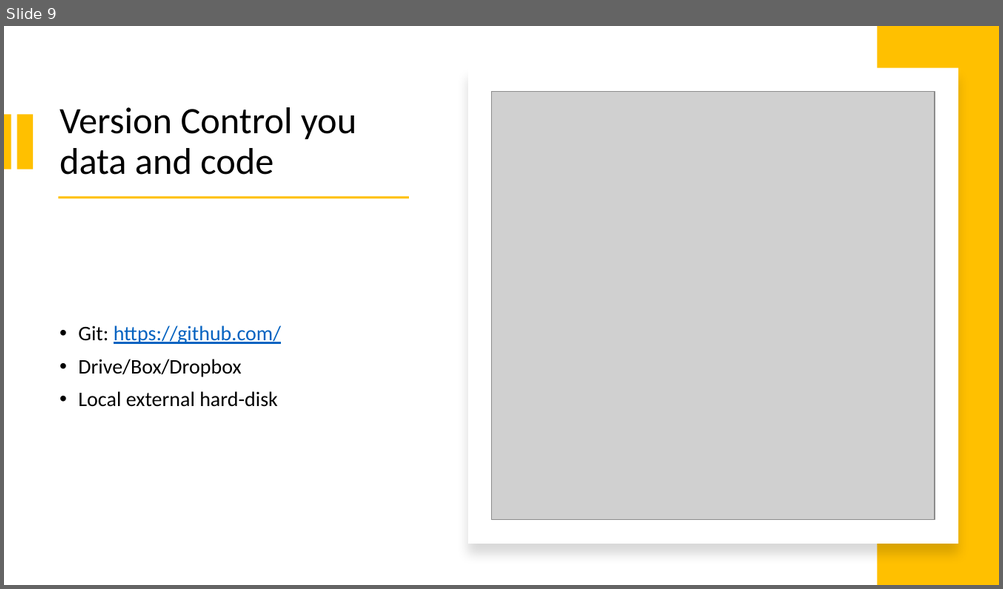
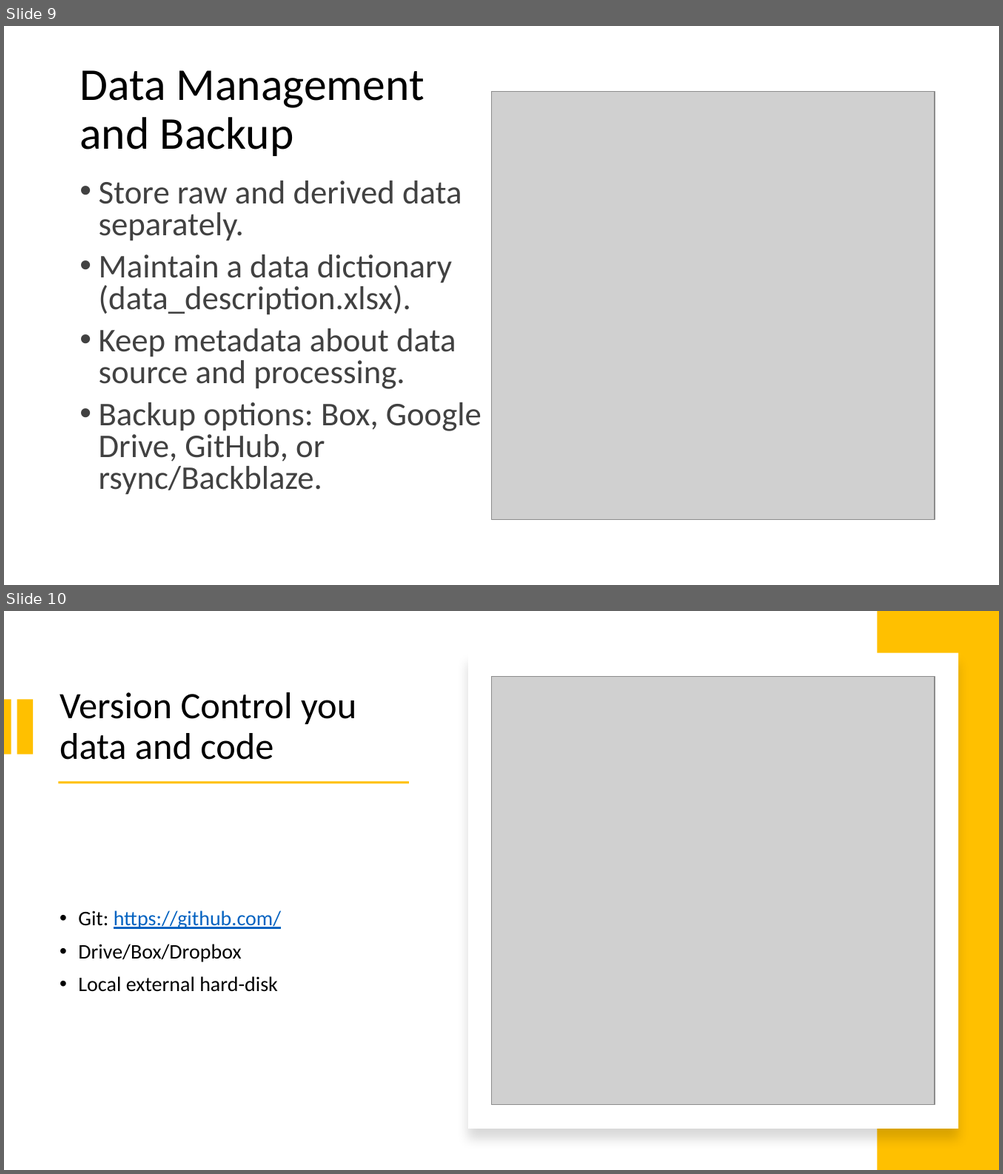
Before and after one commit to EpiPandit/MPM_200, a slide deck: Session 5/R and data management.pptx. Shown one above the other, each under a label of ours: slide 9 before the commit, slides 9 and 10 after it. The pictures are 1003x589 and 1003x1174 pixels, drawn with LibreOffice and Linux fonts; fonts in the diff are those of the drawing; grey boxes stand for pictures. Boxes give left, top, right and bottom in pixels: in the first picture for what was removed or moved away, otherwise in the second. Text is boxed around its words. In the diff, an @@ line names an element or a change of style, - is before the commit and + after.

```diff
--- a/Session 5/R and data management.pptx
+++ b/Session 5/R and data management.pptx
@@ slide 9 added at [4, 26, 999, 585], background #FFFFFF @@
@@ title added at [79, 70, 424, 156], 44 pt, text #000000 @@
+Data Management and Backup
@@ picture added at [492, 91, 934, 520] @@
@@ text added at [99, 181, 481, 495], 32 pt, text #414141 @@
+• Store raw and derived data separately.
+• Maintain a data dictionary (data_description.xlsx).
+• Keep metadata about data source and processing.
+• Backup options: Box, Google Drive, GitHub, or rsync/Backblaze.
@@ what was slide 9 is now slide 10 @@
```
Also in this commit, not shown: 5 slides changed, 4 other slides added, 7 slides removed, 5 other files.
